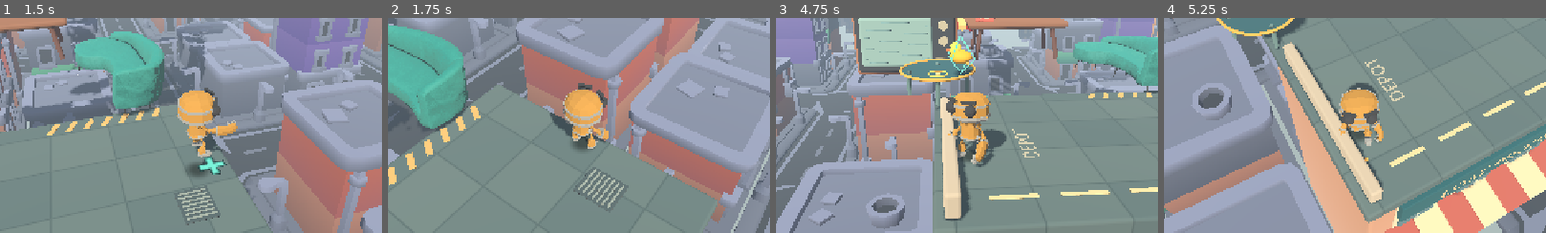
Above: before the commit, frames 1-4 (left to right).
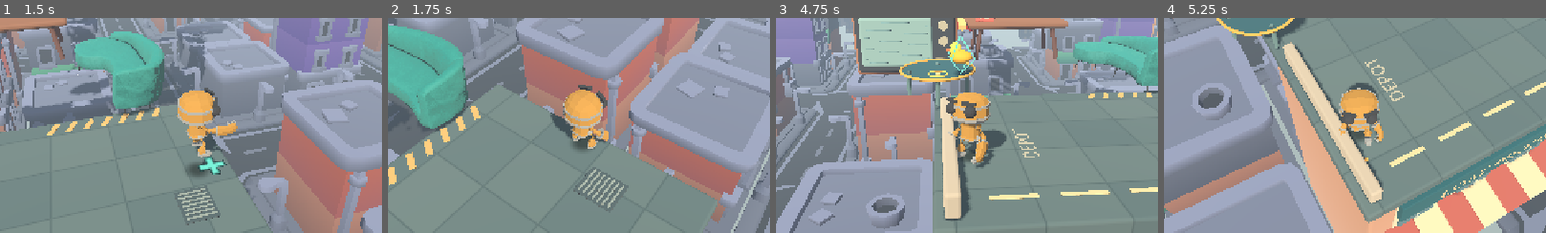
Above: after the commit, the same moments.

Repository: penny323mo/OnlyJump
Game: Godot game, scene res://game/summit.tscn
Two runs of this game, one before a commit and one after it. Both use one fixed random seed, a clock stepped at 60 frames per second and the inputs below.
Inputs (mouse positions are % of the whole screen's width and height, from its top left):
- Up to frame 1 (1.5 s): tap Enter at 0.5, 0.6 s; move the mouse to (72, 45) at 0.52 s; hold D 0.53-1.25 s; click (72, 45) at 0.67 s; tap Space at 0.77 s; tap R at 0.8 s; drag from (30, 55) to (45, 70) at 1.27 s
- Up to frame 2 (1.75 s): no input
- Up to frame 3 (4.75 s): move the mouse to (60, 28) at 2.02 s; hold D 2.03-2.75 s; hold Shift 2.03-2.75 s; tap 1 at 2.3 s; drag from (45, 70) to (20, 35) at 2.77 s; move the mouse to (80, 65) at 3.52 s; hold A 3.53-4.25 s; tap 5 at 3.6 s; tap Space at 3.77 s; tap Tab at 3.8 s; drag from (20, 35) to (35, 25) at 4.27 s
- Up to frame 4 (5.25 s): move the mouse to (55, 50) at 5.02 s; hold S from 5.03 s (still down); hold E from 5.03 s (still down); tap 3 at 5.1 s; click (55, 50) at 5.17 s
The pictures show only the part of the screen within x 24-74%, y 30-80%; the shares and areas given below are measured in that part.

Frame 1 is identical in both runs. In frame 2, 0.7% of the frame differs, in the area x 42-58%, y 30-60%; in frame 3, 0.8%, in the area x 44-57%, y 34-71%; in frame 4, nothing differs.

Commit message:
Give rooftop landings material sounds and impact-weighted footwork

Diff:
--- a/game/ascent.gd
+++ b/game/ascent.gd
@@ -8,7 +8,9 @@
 const FARTHEST_ZOOM := 11.0
 const FULL_BODY_DISTANCE := 2.65
 const CAMERA_FREE_STEP := .58
-const SOUNDS = [preload("res://audio/lift.wav"),preload("res://audio/land.wav"),preload("res://audio/summit.wav"),preload("res://audio/spring.wav")]
+const JUMP_SOUND := preload("res://audio/lift.wav")
+const SPRING_SOUND := preload("res://audio/spring.wav")
+const SUMMIT_SOUND := preload("res://audio/summit.wav")
 var art := Islands.new()
 var player := Climber.new()
 var camera := Camera3D.new()
@@ -16,6 +18,7 @@
 var landing_guide := preload("res://game/landing_guide.gd").new()
 var landing_ring := MeshInstance3D.new()
 var audio := AudioStreamPlayer.new()
+var footfall := AudioStreamPlayer.new()
 var phase := "intro"
 var elapsed := 0.0
 var falls := 0
@@ -46,7 +49,6 @@
 var sprint := false
 var hud_clock := 0.0
 var menu_time := 0.0
-var last_jump_count := 0
 var notice := ""
 
 func _ready() -> void:
@@ -108,6 +110,7 @@
 	camera.fov = 54
 	camera.far = 320
 	add_child(audio)
+	add_child(footfall)
 	var paint_layer:=CanvasLayer.new()
 	paint_layer.layer=1
 	paint_layer.visible=not lightweight
@@ -177,6 +180,9 @@
 		"restart": start_run()
 		"mute":
 			muted = not muted
+			if muted:
+				audio.stop()
+				footfall.stop()
 			save_record()
 		"stick":
 			if phase == "playing" and args.size() == 3:
@@ -241,7 +247,6 @@
 	art.pickups.reset()
 	alternate=false
 	ledge = 0
-	last_jump_count = 0
 	clear_controls()
 	camera_yaw = 0.0
 	camera_pitch = deg_to_rad(24)
@@ -297,20 +302,25 @@
 func on_jump(from_spring: bool) -> void:
 	if from_spring:
 		notice="彈向"+art.stop_name(art.destination(ledge,false))
-		play_sound(3,.9 if ledge==Islands.Branches.BED else 1.12)
+		play_sound(SPRING_SOUND,.9 if ledge==Islands.Branches.BED else 1.12)
 	else:
 		notice=""
-		play_sound(0,1.05)
-
-func play_sound(id: int, pitch := 1.0) -> void:
+		play_sound(JUMP_SOUND,1.05)
+
+func play_sound(stream: AudioStream, pitch := 1.0) -> void:
 	if muted: return
-	audio.stream = SOUNDS[id]
+	audio.stream = stream
 	audio.pitch_scale = pitch
-	audio.volume_db = -12 if id == 1 else -9
+	audio.volume_db = -9
 	audio.play()
 
-func on_landing(index: int) -> void:
+func on_landing(index: int, strength: float) -> void:
 	if phase != "playing": return
+	if strength>0. and not muted:
+		footfall.stream=art.landing_sound(index)
+		footfall.volume_db=lerpf(-24.,-9.,strength)
+		footfall.pitch_scale=lerpf(1.12,.89,strength)
+		footfall.play()
 	if index!=Islands.Branches.AWNING or player.ability!="hook": frame_aerial=false
 	if art.stage(index) < art.stage(ledge):
 		falls += 1
@@ -333,10 +343,7 @@
 	if index == Islands.ROUTE.size()-1:
 		phase = "won"
 		landing_guide.hide()
-		play_sound(2)
-	elif player.jump_count > last_jump_count:
-		play_sound(1)
-	last_jump_count = player.jump_count
+		play_sound(SUMMIT_SOUND)
 	hud_clock = .06 # Publish the landing after this tick's height and pickup updates.
 
 func keyboard_move() -> Vector2:
@@ -376,7 +383,7 @@
 		if found!="":
 			player.equip(found)
 			notice="執到"+str(art.pickups.ITEMS[found][0])
-			play_sound(0,1.55)
+			play_sound(JUMP_SOUND,1.55)
 	if player.position.y < -9:
 		clear_controls()
 		var count := player.jump_count
@@ -385,7 +392,6 @@
 		ledge = 0
 		player.reset_at(Islands.ROUTE[0])
 		player.jump_count = count
-		last_jump_count = count
 		notice = "跌返街面，返到起點"
 		camera_yaw = 0.0
 		camera_pitch = deg_to_rad(24)
--- a/game/climber.gd
+++ b/game/climber.gd
@@ -50,7 +50,7 @@
 var foot_shadow := preload("res://game/foot_shadow.gd").new()
 var stance := preload("res://game/ground_stance.gd").new()
 var heading := Node3D.new()
-signal landed(ledge: int)
+signal landed(ledge: int, strength: float)
 signal jumped(from_spring: bool)
 
 func build(art) -> void:
@@ -278,12 +278,15 @@
 			var index := int(body.get_meta("ledge"))
 			if index != grounded_ledge or not on_floor_before:
 				grounded_ledge = index
+				var incoming:=Vector3(horizontal.x,falling_speed,horizontal.y)
+				var closing_speed:=(contact.get_collider_velocity()-incoming).dot(contact.get_normal())
+				var strength:=smoothstep(1.7,10.5,closing_speed) if not on_floor_before else 0.
 				if not on_floor_before and falling_speed<-.7 and body is SpringPad:
-					var incoming:=Vector3(horizontal.x,falling_speed,horizontal.y)
 					if body.start_stroke(global_position,incoming,GRAVITY):
 						spring_pad=body
 						jump_buffer=0.
-				landed.emit(index)
+				if not spring_pad and strength>0.: stance.land(strength)
+				landed.emit(index,strength)
 			break
 	elif falling_speed<-.2 and falling_speed> -8.5 and grab.try_catch(self,reach,grounded_ledge,FOOT_RADIUS):
 		stop_stunt()
--- a/game/ground_stance.gd
+++ b/game/ground_stance.gd
@@ -19,6 +19,14 @@
 var plant_weight:=0.
 var support: Node3D
 var local_lip:=Vector3.ZERO
+var landing_time:=0.
+var landing_depth:=0.
+var compression:=0.
+const LANDING_DURATION := .24
+
+func land(strength: float) -> void:
+	landing_time=LANDING_DURATION
+	landing_depth=.145*strength
 
 func build(rig: Skeleton3D, parts: Dictionary) -> void:
 	active=false
@@ -40,6 +48,8 @@
 
 func release() -> void:
 	active=false
+	landing_time=0.
+	compression=0.
 	plant_weight=0.
 	support=null
 	weight_shift=Vector3.ZERO
@@ -61,10 +71,15 @@
 		return
 	if not player.is_on_floor():
 		support=null
+		landing_time=0.
+		compression=0.
 		if active:
 			plant_weight=move_toward(plant_weight,0.,delta/.10)
 			if is_zero_approx(plant_weight): release()
 		return
+	landing_time=maxf(0.,landing_time-delta)
+	var elapsed:=LANDING_DURATION-landing_time
+	compression=landing_depth*smoothstep(0.,.055,elapsed)*(1.-smoothstep(.055,LANDING_DURATION,elapsed))
 	var rig:=get_skeleton()
 	# Floor snapping can keep the body grounded without a new slide contact.
 	# Keep a rim contact in prop space so it also travels with a moving ledge.
@@ -114,7 +129,7 @@
 		var planted: Vector3=hits[1 if hits[0].is_empty() else 0].position
 		balance=Vector3(planted.x-player.position.x,0,planted.z-player.position.z).limit_length(.11)
 	weight_shift=weight_shift.lerp(balance,weight)
-	var needed:=false
+	var needed:=compression>.0001
 	for i in legs.size():
 		var leg:=legs[i]
 		var offset:=Vector3.UP*(lowest+.025)
@@ -123,7 +138,9 @@
 			offset=hits[i].position-Vector3(points[i].x,player.global_position.y,points[i].z)
 			up=hits[i].normal
 		leg.offset=leg.offset.lerp(offset,weight)
-		leg.up=leg.up.slerp(up,weight).normalized()
+		# Walkable normals all face upwards. A normalized blend also handles
+		# nearly parallel normals where a rotation axis is poorly defined.
+		leg.up=leg.up.lerp(up,weight).normalized()
 		needed=needed or leg.offset.length_squared()>.000016 or leg.up.y<.9995
 	active=needed
 	plant_weight=1.
@@ -132,6 +149,7 @@
 	var rig:=get_skeleton()
 	var inverse:=rig.global_transform.affine_inverse()
 	var shift:=(weight_shift+Vector3.UP*minf(0.,minf(legs[0].offset.y,legs[1].offset.y)))*plant_weight
+	shift.y-=compression*plant_weight
 	var min_drop:=shift.y-.08
 	for leg in legs:
 		leg.thigh=rig.global_transform*rig.get_bone_global_pose(leg.hip)
@@ -143,7 +161,7 @@
 		var sole:=leg.shoe*leg.sole
 		# Blend the targets before solving the joints so takeoff keeps the
 		# ankle attached even as the terrain correction fades out.
-		var normal:=Vector3.UP.slerp(leg.up,plant_weight)
+		var normal:=Vector3.UP.lerp(leg.up,plant_weight).normalized()
 		leg.shoe.basis=Basis(Quaternion(Vector3.UP,normal))*leg.shoe.basis
 		leg.shoe.origin=sole+leg.offset*plant_weight-leg.shoe.basis*leg.sole
 		var reach:=leg.thigh.origin.distance_to(leg.shin.origin)+leg.calf.length()
--- a/game/islands.gd
+++ b/game/islands.gd
@@ -93,6 +93,16 @@
 func stop_name(id: int) -> String:
 	return Branches.STOPS[id][0] if Branches.STOPS.has(id) else NAMES[id]
 
+func landing_sound(id: int) -> AudioStream:
+	match id:
+		1,4,5,19,24,Branches.BED,Branches.AWNING,Branches.SHEET:
+			return preload("res://audio/land-fabric.wav")
+		2,11,18,20,Branches.DRAWER,Branches.BOARD,Branches.LIFT,Branches.CLOCK_CASE:
+			return preload("res://audio/land-wood.wav")
+		12,13,14,16,21,22,23,Branches.FAN,Branches.POLE,Branches.COIL,Branches.PENDULUM,Branches.LEVEL:
+			return preload("res://audio/land-metal.wav")
+	return preload("res://audio/land.wav")
+
 func destination(id: int, alternate: bool) -> int:
 	if alternate and Branches.FORKS.has(id): return Branches.FORKS[id]
 	if Branches.STOPS.has(id): return Branches.STOPS[id][3]
--- /dev/null
+++ b/tests/impact.gd
@@ -0,0 +1,60 @@
+extends "res://tests/stance.gd"
+
+var contacts: Array[float]=[]
+var expected_ledge: int
+
+func drop(id: int, height: float) -> bool:
+	expected_ledge=id
+	contacts.clear()
+	game.player.reset_at(game.art.stop_position(id)+Vector3.UP*height)
+	for i in 100:
+		await frames(1)
+		if not contacts.is_empty(): return true
+	return check(false,"no landing on "+game.art.stop_name(id))
+
+func torso_height() -> float:
+	var p:=game.player
+	var torso: MeshInstance3D=p.costumes.parts["Torso"]
+	return torso.to_global(torso.get_aabb().get_center()).y-p.position.y
+
+func run() -> void:
+	game=Game.new()
+	var fixture:="user://onlyjump-impact-%s.cfg"%OS.get_process_id()
+	game.record_path=fixture
+	root.add_child(game)
+	game.best=100
+	game.muted=false
+	game.start_run()
+	game.player.landed.connect(func(id: int,strength: float):
+		if id==expected_ledge: contacts.append(strength))
+	cache_soles()
+	await frames(30)
+	if not check(game.footfall.stream==null,"spawn is quiet"):return
+	if not await drop(2,.22):return
+	var soft:=contacts[0]
+	var quiet:=game.footfall.volume_db
+	if not check(soft>0 and game.footfall.stream==preload("res://audio/land-wood.wav"),"small drop on the table plays wood without a jump"):return
+	if not await drop(2,3.3):return
+	if not check(contacts[0]>soft+.7 and game.footfall.volume_db>quiet+8.,"a higher fall makes a stronger impact"):return
+	await frames(3)
+	var crouched:=torso_height()
+	if not check(game.player.stance.compression>.10,"heavy landing compresses the legs"):return
+	for side in SIDES:
+		var gaps:=clearances(side)
+		if not check(not gaps.is_empty() and gaps.min()>-.025 and gaps.max()<.035 and ankle_connected(side),"feet stay planted through compression"):return
+	await frames(24)
+	if not check(torso_height()>crouched+.065 and is_zero_approx(game.player.stance.compression) and contacts.size()==1,"torso recovers without repeated landings"):return
+	if not await drop(16,1.):return
+	if not check(game.footfall.stream==preload("res://audio/land-metal.wav"),"girder plays metal"):return
+	game.web_command(["jump"])
+	await frames(2)
+	if not check(game.player.velocity.y>4 and not game.player.is_on_floor() and is_zero_approx(game.player.stance.compression),"immediate jump releases the landing pose"):return
+	if not await drop(1,1.):return
+	if not check(game.footfall.stream==preload("res://audio/land-fabric.wav"),"sofa plays fabric"):return
+	game.web_command(["mute"])
+	if not await drop(2,2.):return
+	if not check(not game.footfall.playing and game.footfall.stream==preload("res://audio/land-fabric.wav") and game.player.stance.compression>0,"mute silences landing audio and keeps the pose"):return
+	print("PASS surface sounds, impact strength, planted landing compression and immediate rebound")
+	game.free()
+	DirAccess.remove_absolute(fixture)
+	quit()
Not shown, added: audio/land-fabric.wav.import
Not shown, added: audio/land-metal.wav.import
Not shown, added: audio/land-wood.wav.import
Not shown, added: audio/land-fabric.wav
Not shown, added: audio/land-metal.wav
Not shown, added: audio/land-wood.wav
